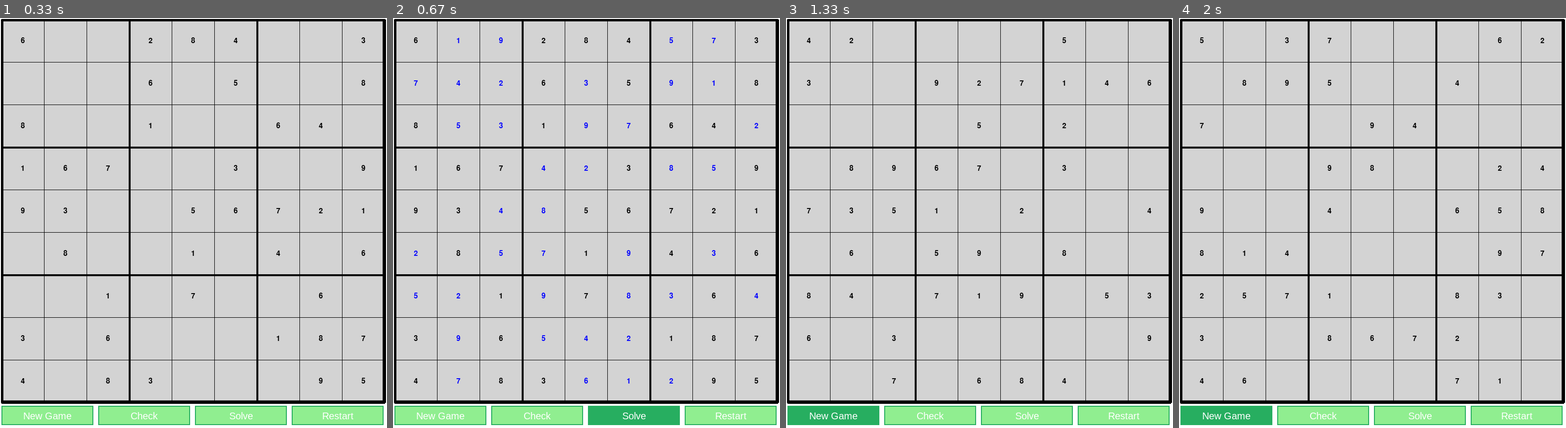
Above: before the commit, frames 1-4 (left to right).
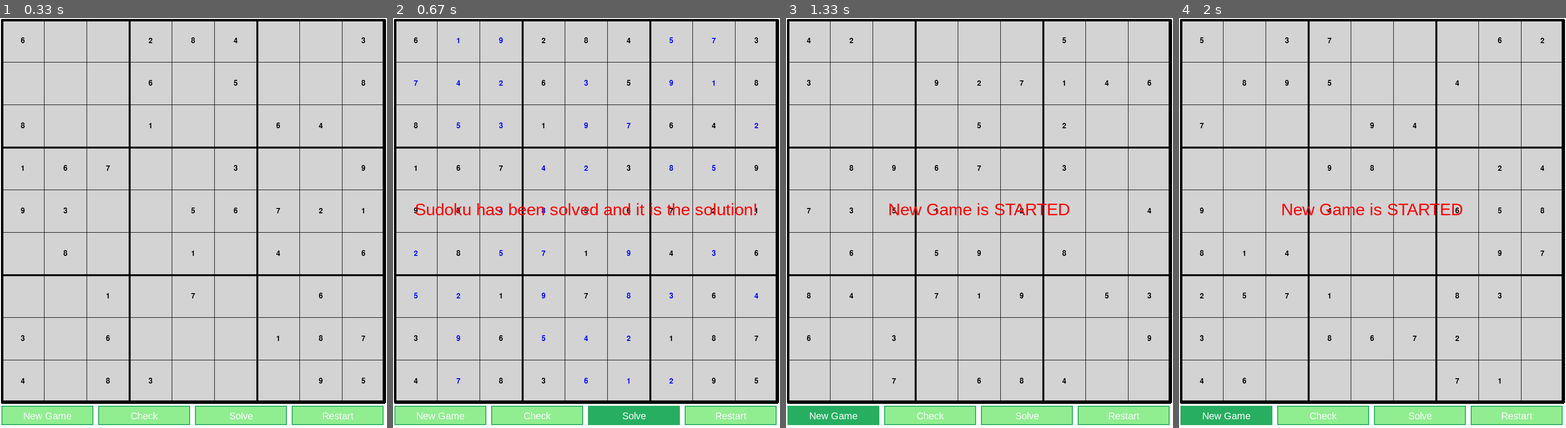
Above: after the commit, the same moments.

Repository: jeanbapd/Sudoku-pygame
Game: pygame game, started from main.py
Two runs of this game, one before a commit and one after it. Both use one fixed random seed, a clock stepped at 60 frames per second and the inputs below.
Inputs:
- Up to frame 1 (0.33 s): no input
- Up to frame 2 (0.67 s): click "Solve" at 0.38 s
- Up to frame 3 (1.33 s): click "Restart" at 0.72 s; click "New Game" at 1.05 s
- Up to frame 4 (2 s): click "Check" at 1.38 s; click "New Game" at 1.72 s

Frame 1 is identical in both runs. In frame 2, 0.9% of the frame differs, in the area x 5-94%, y 45-49%; in frame 3, 0.5%; in frame 4, 0.5%.

Commit message:
feat: Add feedback when a button is press

Diff:
--- a/main.py
+++ b/main.py
@@ -1,3 +1,5 @@
+from pyexpat.errors import messages
+
 import pygame
 
 import sys
@@ -38,6 +40,8 @@
 
     new_button,check_button,solve_button,restart_button = buttons
 
+    message = ""
+    message_timer = 0
 
     running = True
     while running:
@@ -52,15 +56,23 @@
 
                     if new_button.is_clicked(pos):
                         game.generate_new_game()
+                        message = "New Game is STARTED"
+                        message_timer += 100
                     elif check_button.is_clicked(pos):
                         if game.is_completed():
-                            print("WIN")
+                            message = "Congratulations! You have completed the SUDOKU!"
+                            message_timer += 100
                         else:
-                            print("LOSE")
+                            message = "Not yet completed or errors present"
+                            message_timer += 100
                     elif solve_button.is_clicked(pos):
                         game.solve_grid()
+                        message = "Sudoku has been solved and it is the solution!"
+                        message_timer += 100
                     elif restart_button.is_clicked(pos):
                         game.reset()
+                        message = "Restarting Sudoku"
+                        message_timer += 100
                     else:
                         cell = game.get_cell_from_pos(pos)
 
@@ -105,6 +117,10 @@
                             row, col = game.selected
                             game.select_cell(row,min(8,col + 1))
 
+        if message_timer > 0:
+            message_timer -=1
+            if message_timer == 0:
+                message = ""
         pos = pygame.mouse.get_pos()
         for btn in buttons:
             btn.check_hover(pos)
@@ -112,6 +128,12 @@
 
         for button in buttons:
             button.draw(screen)
+
+        if message:
+            text =  pygame.font.SysFont("Arial",35)
+            text_surface = text.render(message,True,(255,0,0))
+            text_rect = text_surface.get_rect(center=( offset_x + GRID_PX/2,GRID_PX/2))
+            screen.blit(text_surface,text_rect)
         pygame.display.flip()#Update display
 
         clock.tick(60)
